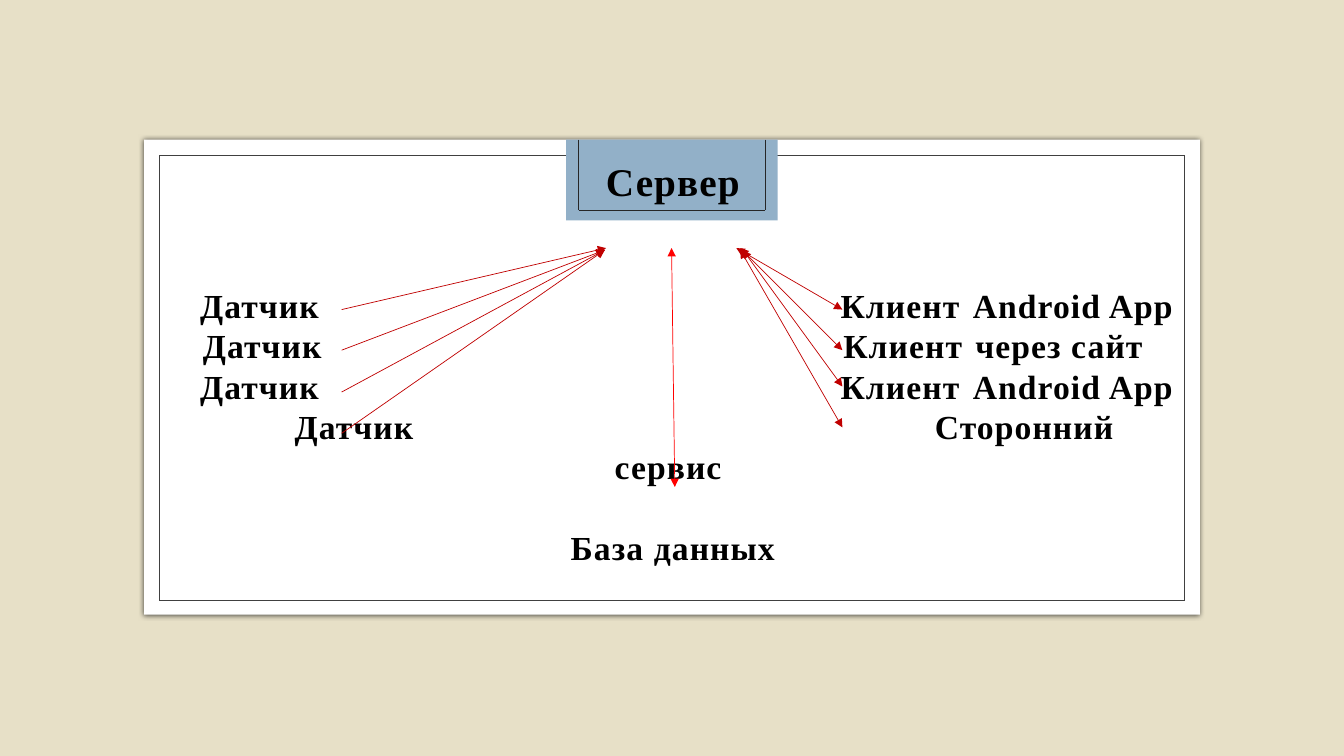
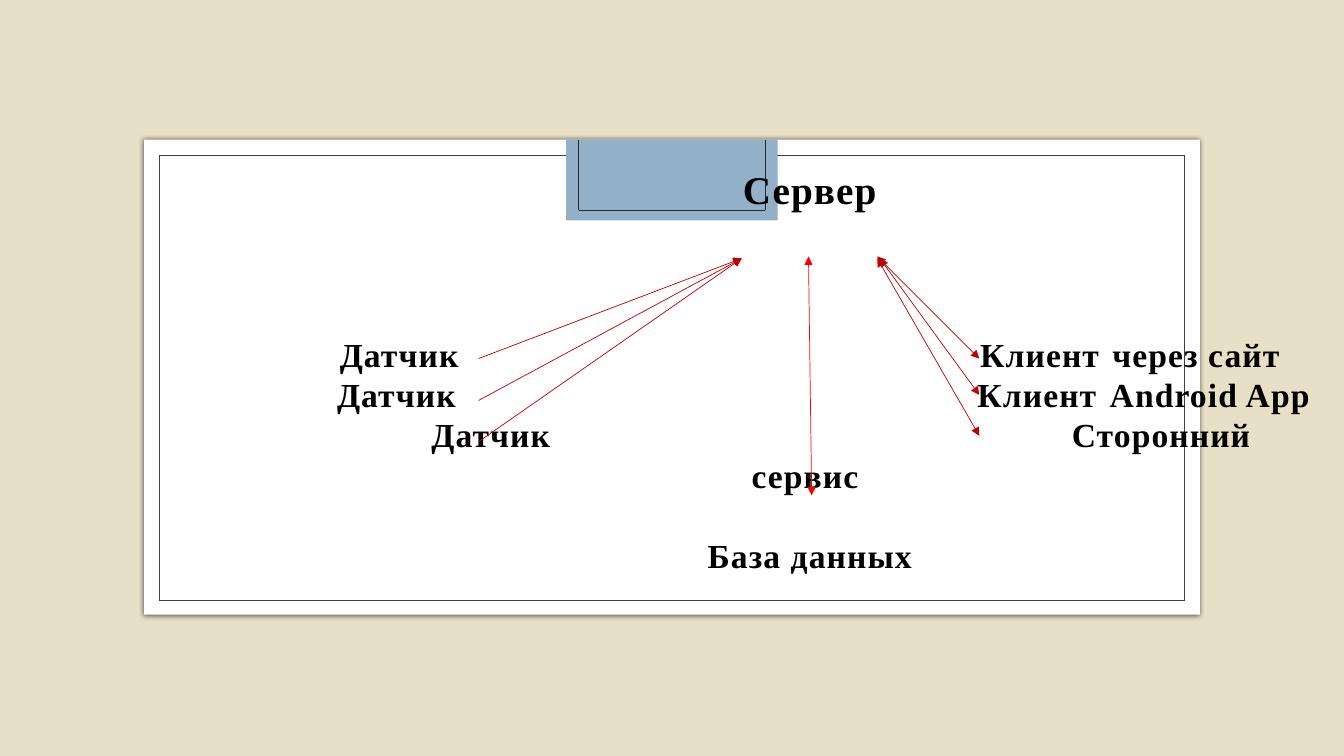
Before and after one commit to funcid/meteo-service, a slide deck: slide 4 of Метеосервис презентация.pptx (slide 3 before the commit). Drawn at 1344x756 pixels with LibreOffice and Linux fonts; fonts in the diff are those of the drawing; background and template pictures are left out. Boxes give left, top, right and bottom in pixels: in the first picture for what was removed or moved away, otherwise in the second. Text is boxed around its words. In the diff, an @@ line names an element or a change of style, - is before the commit and + after.

```diff
--- a/Метеосервис презентация.pptx
+++ b/Метеосервис презентация.pptx
@@ arrow removed from (342, 310) to (606, 248) @@
@@ double arrow removed from (737, 248) to (843, 310) @@
@@ double arrow moved from (671, 248) - (675, 487) to (809, 256) - (812, 495) @@
@@ 3 arrows, 3 double arrows, 1 subtitle: place and size @@
-3 arrows, 3 double arrows, 1 subtitle at bbox=[295, 170, 1173, 566]
+3 arrows, 3 double arrows, 1 subtitle at bbox=[431, 174, 1310, 574]
@@ subtitle at bbox=[431, 340, 1279, 454]: text changed @@
-Датчик Клиент Android App Датчик Клиент через сайт
+Датчик Клиент через сайт
```
Also in this commit, not shown: 4 other slides changed, 5 slides removed, 6 other files.
